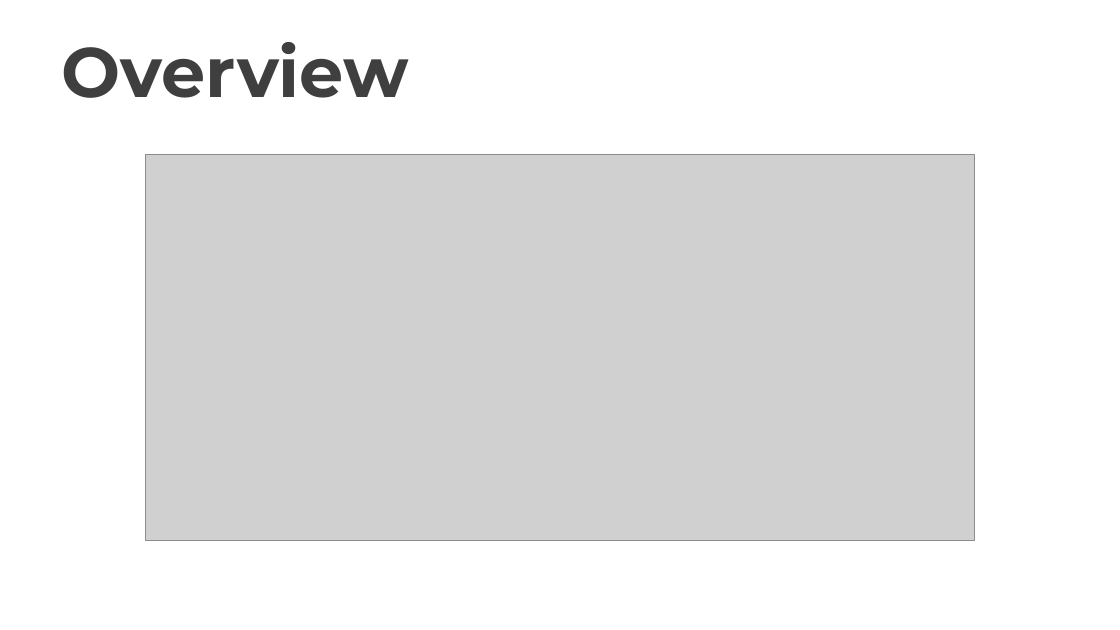
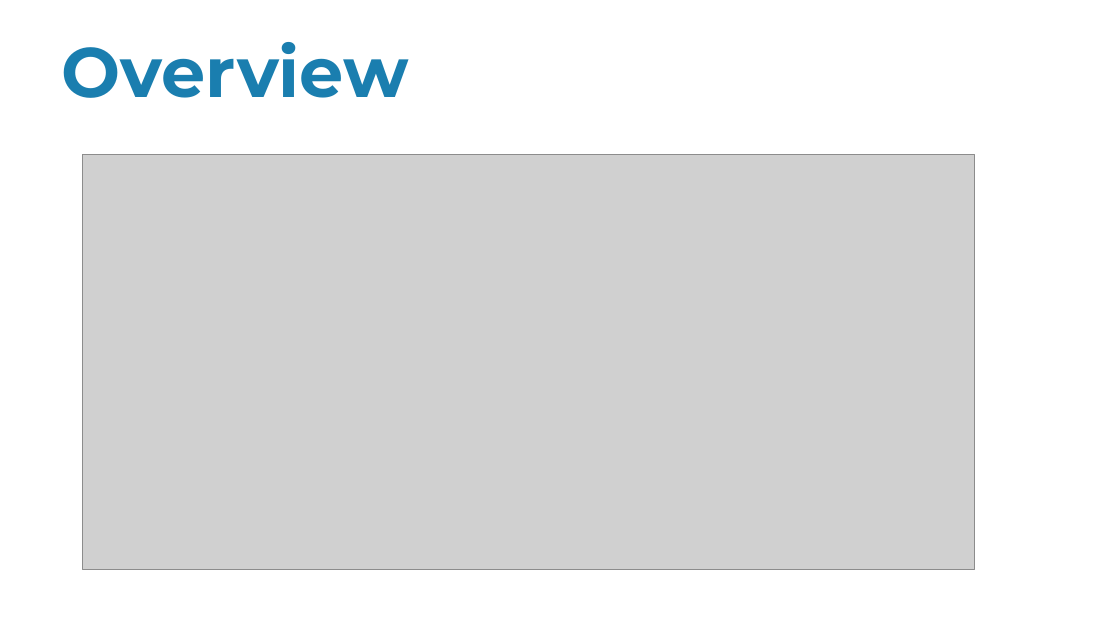
Before and after one commit to alainkhouryy/Project-integration, a slide deck: slide 21 of presentation/Final-Pres.pptx. Drawn at 1120x630 pixels with LibreOffice and Linux fonts; fonts in the diff are those of the drawing; grey boxes stand for pictures. Boxes give left, top, right and bottom in pixels: in the first picture for what was removed or moved away, otherwise in the second. Text is boxed around its words. In the diff, an @@ line names an element or a change of style, - is before the commit and + after.

```diff
--- a/presentation/Final-Pres.pptx
+++ b/presentation/Final-Pres.pptx
@@ text "Overview" at <box>62,42,409,98</box>: text colour #3F3F3F to #1A7EAF @@
@@ picture: place and size @@
-picture at <box>145,155,975,541</box>
+picture at <box>82,155,975,570</box>
```
Also in this commit, not shown: 21 other slides changed, 3 slides added.
